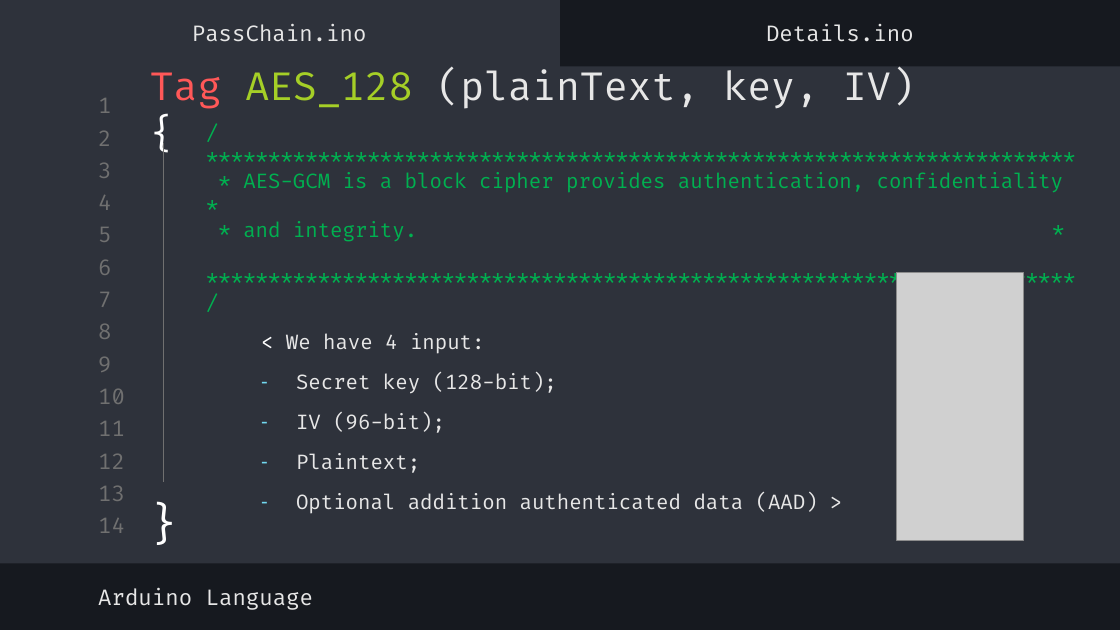
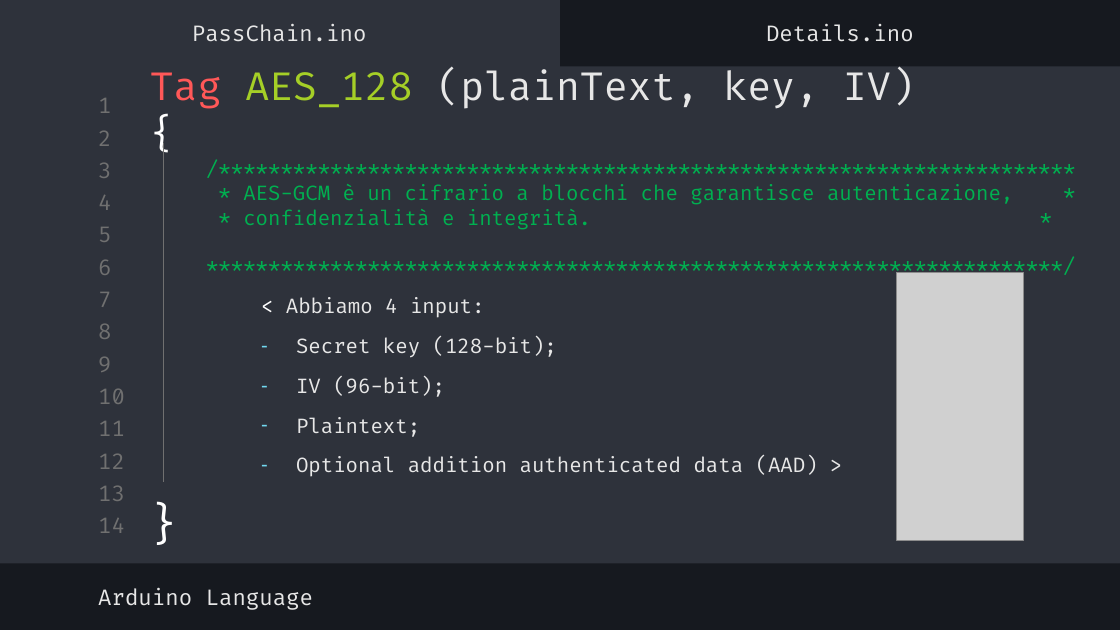
Before and after one commit to Alberto-00/PassChain-IoT, a slide deck: slide 27 of Documentazione/Presentazione/Presentazione.pptx. Drawn at 1120x630 pixels with LibreOffice and Linux fonts; fonts in the diff are those of the drawing; grey boxes stand for pictures. Boxes give left, top, right and bottom in pixels: in the first picture for what was removed or moved away, otherwise in the second. Text is boxed around its words. In the diff, an @@ line names an element or a change of style, - is before the commit and + after.

```diff
--- a/Documentazione/Presentazione/Presentazione.pptx
+++ b/Documentazione/Presentazione/Presentazione.pptx
@@ subtitle at bbox=[243, 184, 1013, 318]: text changed @@
-/**********************************************************************
-* AES-GCM is a block cipher provides authentication, confidentiality *
-* and integrity. *
-**********************************************************************/
-< We have 4 input:
+/*********************************************************************
+* AES-GCM è un cifrario a blocchi che garantisce autenticazione, *
+* confidenzialità e integrità. *
+*********************************************************************/
+< Abbiamo 4 input:
```
Also in this commit, not shown: 29 other slides changed, 3 other files.
